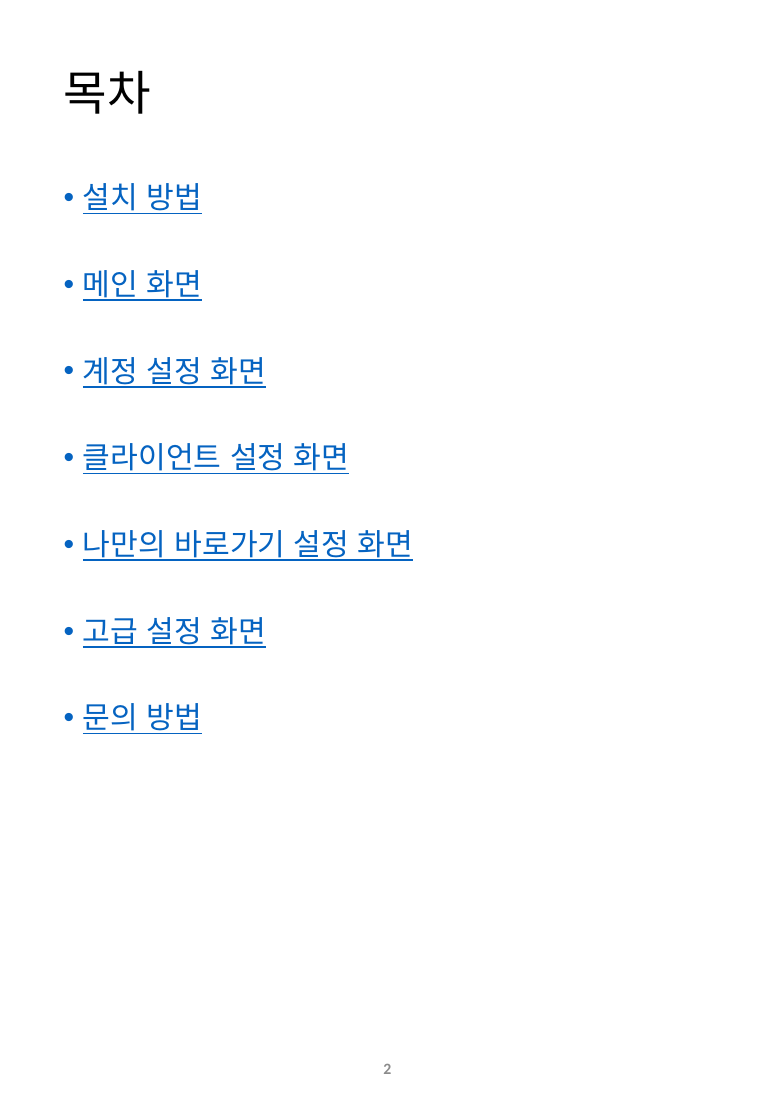
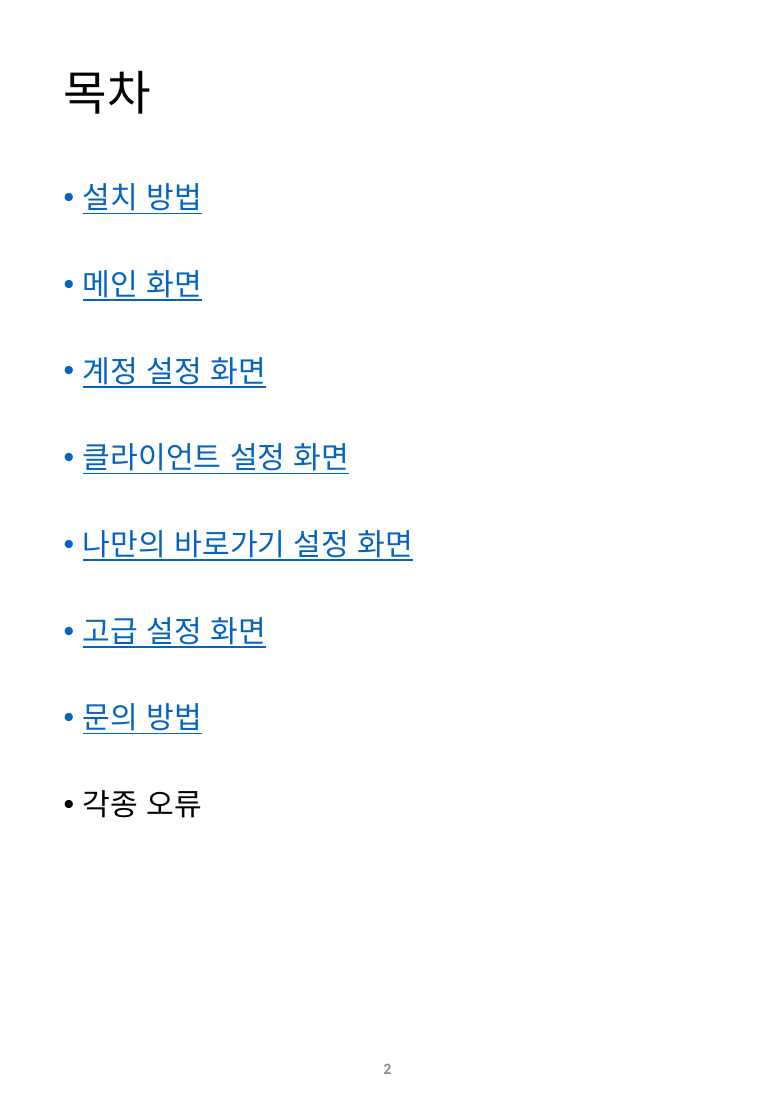
Before and after one commit to byungmeo/GersangStation, a slide deck: slide 2 of 사용자 설명서.pptx. Drawn at 775x1120 pixels with LibreOffice and Linux fonts; fonts in the diff are those of the drawing. Boxes give left, top, right and bottom in pixels: in the first picture for what was removed or moved away, otherwise in the second. Text is boxed around its words. In the diff, an @@ line names an element or a change of style, - is before the commit and + after.

```diff
--- a/사용자 설명서.pptx
+++ b/사용자 설명서.pptx
@@ text at (83,790,202,818): paragraph added @@
+• 각종 오류
```
Also in this commit, not shown: 2 other slides changed, 2 slides added, 1 other file.
